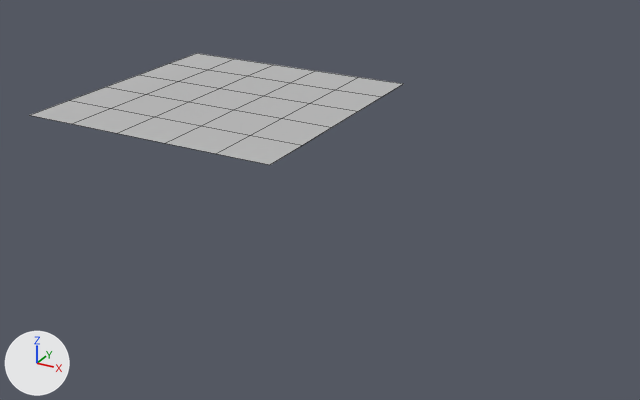
The FBX model Assets/Mesh/Modularground/Ground_2.fbx as it was, and as the next commit left it.
Camera for both pictures: a 50 mm lens placed at (0.1273, -0.1566, 0.0493), pointed at (0.0561, -0.0271, -0.0154). The lights are fixed; the arrows at lower left show +X, +Y and +Z. Mesh edges are drawn as thin lines. Where no turn or scale is listed for an object, it has been applied to the vertices.

The first picture shows 'Ground_2'.
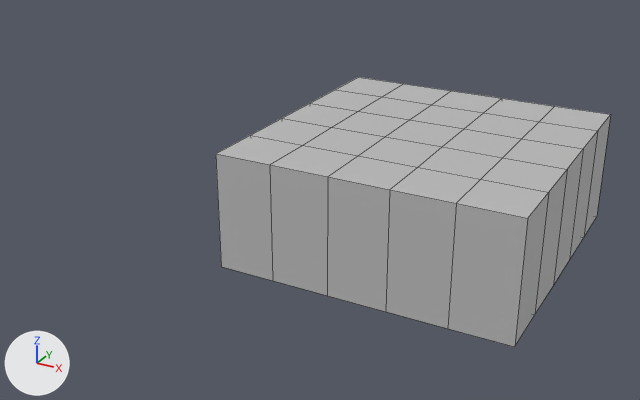
Patch to the scene script:
```diff
--- a/Assets/Mesh/Modularground/Ground_2.fbx.py
+++ b/Assets/Mesh/Modularground/Ground_2.fbx.py
@@ me_mesh @@
 # used by ob_ground_2; location = (0.01, 0.0, 0.0)
-me_mesh.from_pydata(...)  # 36 vertices, 25 faces; spans x 0.0..0.05, y -0.05..0.0, z 0.0
+me_mesh.from_pydata(...)  # 72 vertices, 70 faces; spans x 0.0..0.05, y -0.05..0.0, z -0.02..0.0
+# me_mesh part 1
+# 16 vertices are added at x 0.01..0.04, y -0.04..-0.01, z -0.02
+# 20 new vertices lie (0.0, 0.0, -0.02) away from vertices in x 0.0..0.05, y -0.05..0.0, z 0.0
+# 45 new faces join them
 me_mesh.materials.append(mat_lambert1)
@@ ob_ground_2 @@
 ob_ground_2 = bpy.data.objects.new('Ground_2', me_mesh)
-ob_ground_2.location = (0.01, 0.0, 0.0)
+ob_ground_2.location = (0.05, 0.0, 0.0)
```

Changed parts and their boxes (x1, y1, x2, y2) in the pictures (640 x 400 px):
'Ground_2', reshaped, moved (6% wider, 140% taller)
    before: (31, 53, 402, 165)
    after: (216, 77, 611, 347)
part 1 of me_mesh, added
    after: (216, 115, 611, 347)
